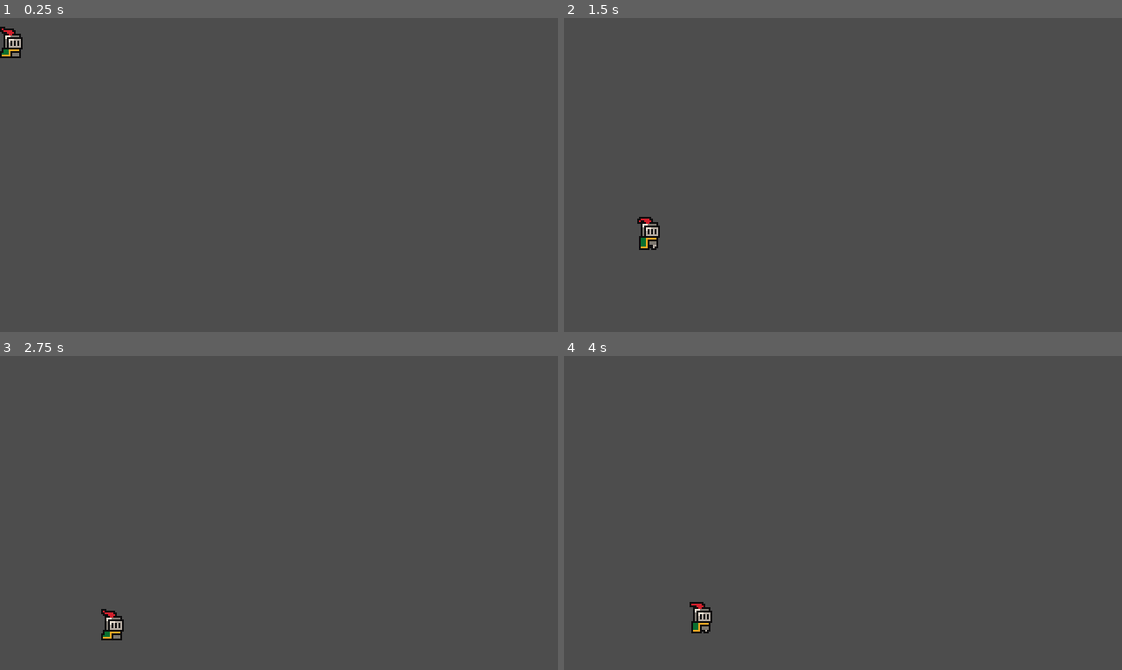
Above: before the commit, frames 1-4 (two rows, left to right).
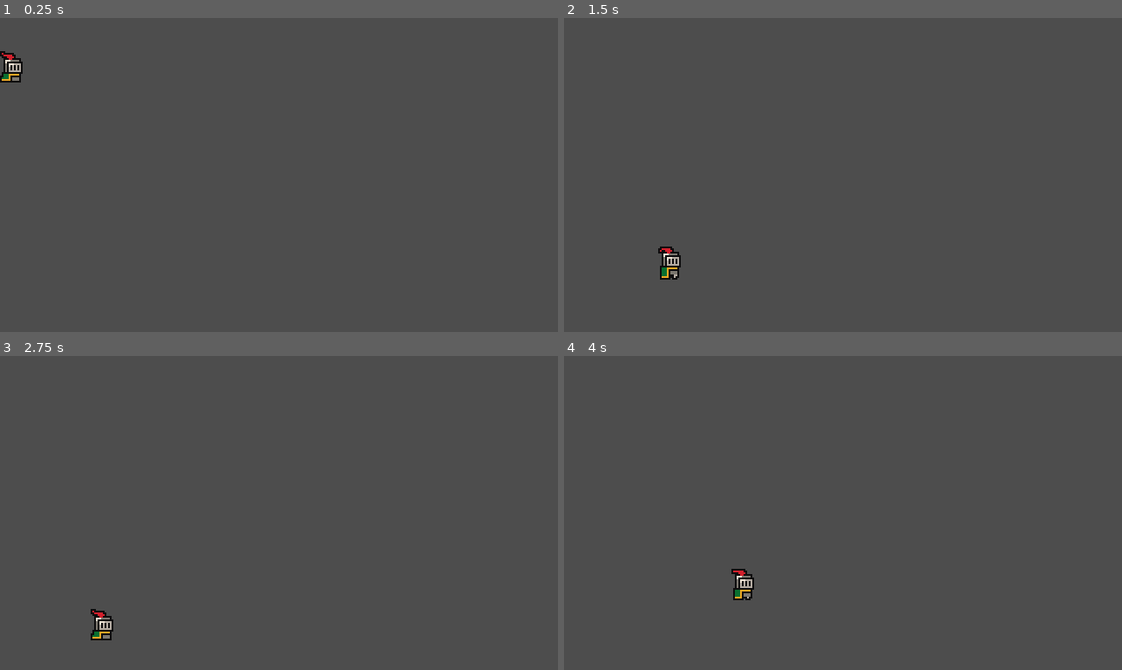
Above: after the commit, the same moments.

Repository: lucbic64/godot-platformer-game
Game: Godot game, scene res://scenes/test_world.tscn
Same seed, same stepped clock (60 frames per second), same inputs: the game is played once before the commit and once after it.
Inputs:
- Up to frame 1 (0.25 s): no input
- Up to frame 2 (1.5 s): hold D (right) from 0.53 s (still down); tap Space (jump) at 0.6, 0.77, 1.07, 1.35 s
- Up to frame 3 (2.75 s): tap Space (jump) at 1.52, 1.82, 2.1 s; release D (right) at 2.03 s; hold A (left) from 2.03 s (still down)
- Up to frame 4 (4 s): release A (left) at 2.78 s; hold D (right) from 2.78 s (still down); tap Space (jump) at 2.85, 3.02, 3.32, 3.6, 3.77 s

The runs differ from the first frame. In frame 1, 0.6% of the frame differs, in the area x 0-5%, y 2-21%; in frame 2, 0.7%, in the area x 13-21%, y 63-84%; in frame 3, 0.4%; in frame 4, 0.7%.

Commit message:
Create data resource + adjust data values
- created a script **player_movement_data.gd** as base for new resources
- created a new resource of type PlayerMovementData called **DefaultPlayerMovement**
- set values of movement data in **both the outdated player script and the new resource** to better base values

Diff:
--- /dev/null
+++ b/resources/DefaultPlayerMovement.tres
@@ -0,0 +1,13 @@
+[gd_resource type="Resource" script_class="PlayerMovementData" load_steps=2 format=3 uid="uid://btuu8hs0w70tm"]
+
+[ext_resource type="Script" path="res://scripts/player_movement_data.gd" id="1_xbq3y"]
+
+[resource]
+script = ExtResource("1_xbq3y")
+max_speed = 75.0
+acceleration = 450.0
+friction = 7.5
+air_friction = 0.2
+jump_height = 25.0
+jump_peak = 0.25
+jump_descent = 0.3
--- a/scenes/test_world.tscn
+++ b/scenes/test_world.tscn
@@ -5,12 +5,13 @@
 [node name="TestWorld" type="Node2D"]
 
 [node name="Player" parent="." instance=ExtResource("1_ol4xw")]
-max_speed = 50.0
-acceleration = 200.0
-friction_percentage = 5.0
-jump_height = 20.0
-jump_time_to_peak = 0.5
-jump_time_to_descent = 0.5
+max_speed = 75.0
+acceleration = 450.0
+friction_percentage = 7.5
+air_friction_percentage = 0.2
+jump_height = 25.0
+jump_time_to_peak = 0.25
+jump_time_to_descent = 0.3
 
 [node name="StaticBody2D" type="StaticBody2D" parent="."]
 
--- /dev/null
+++ b/scripts/player_movement_data.gd
@@ -0,0 +1,24 @@
+class_name PlayerMovementData
+extends Resource
+
+@export_group("Movement")
+@export_custom(PROPERTY_HINT_NONE, "suffix:px/s") var max_speed: float = 200
+@export_custom(PROPERTY_HINT_NONE, "suffix:px/s²") var acceleration: float = 50
+@export_custom(PROPERTY_HINT_NONE, "suffix:%") var friction: float = .2
+@export_custom(PROPERTY_HINT_NONE, "suffix:%") var air_friction: float = .05
+
+@export_group("Jump")
+@export_custom(PROPERTY_HINT_NONE, "suffix:px") var jump_height: float = 100
+## The time in seconds for the character to reach the jump's peak after the jump button was pressed
+@export_custom(PROPERTY_HINT_NONE, "suffix:s") var jump_peak: float = 0.5
+## The time in seconds for the character to land on the ground after the peak of the jump was reached
+@export_custom(PROPERTY_HINT_NONE, "suffix:s") var jump_descent: float = 0.5
+
+var jump_velocity: float
+var jump_gravity: float
+var fall_gravity: float
+
+func _init() -> void:
+	jump_velocity = (2.0 * jump_height) / jump_peak * -1.0
+	jump_gravity = (2.0 * jump_height) / jump_peak ** 2
+	fall_gravity = (2.0 * jump_height) / jump_descent ** 2
